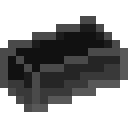
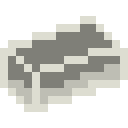
The second 128x128 image is a revision of the first. Changes to its layers:
hid "Graphite" over box(0, 16, 128, 112)
added layer "Plastic-Bar" above "Plastic-Sheet" over box(0, 16, 128, 112)
